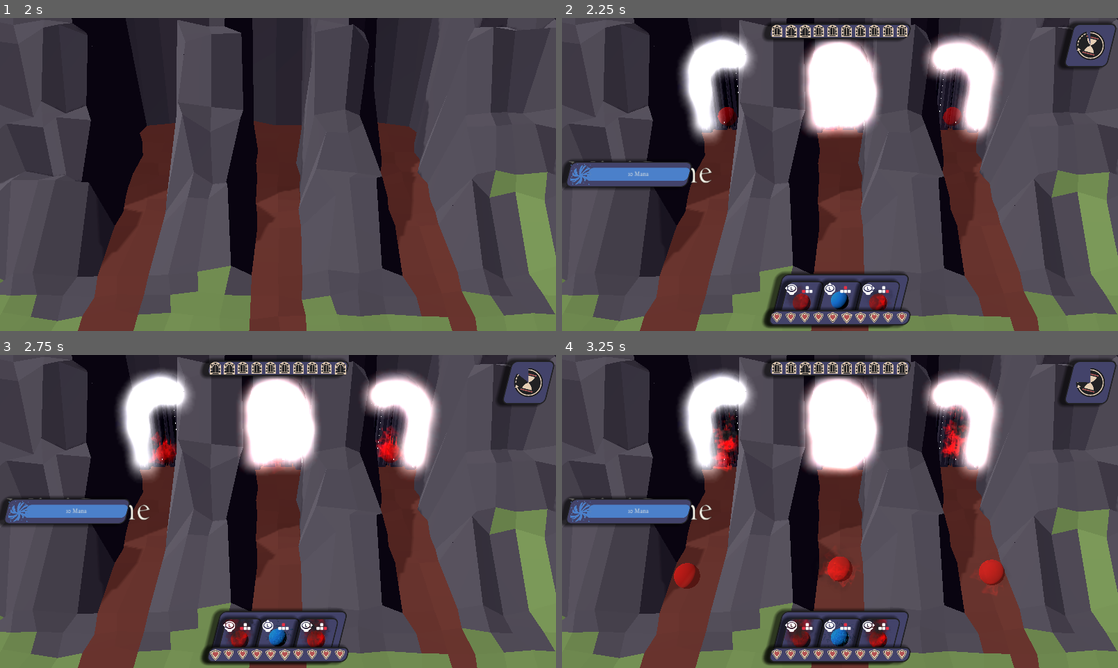
Above: before the commit, frames 1-4 (two rows, left to right).
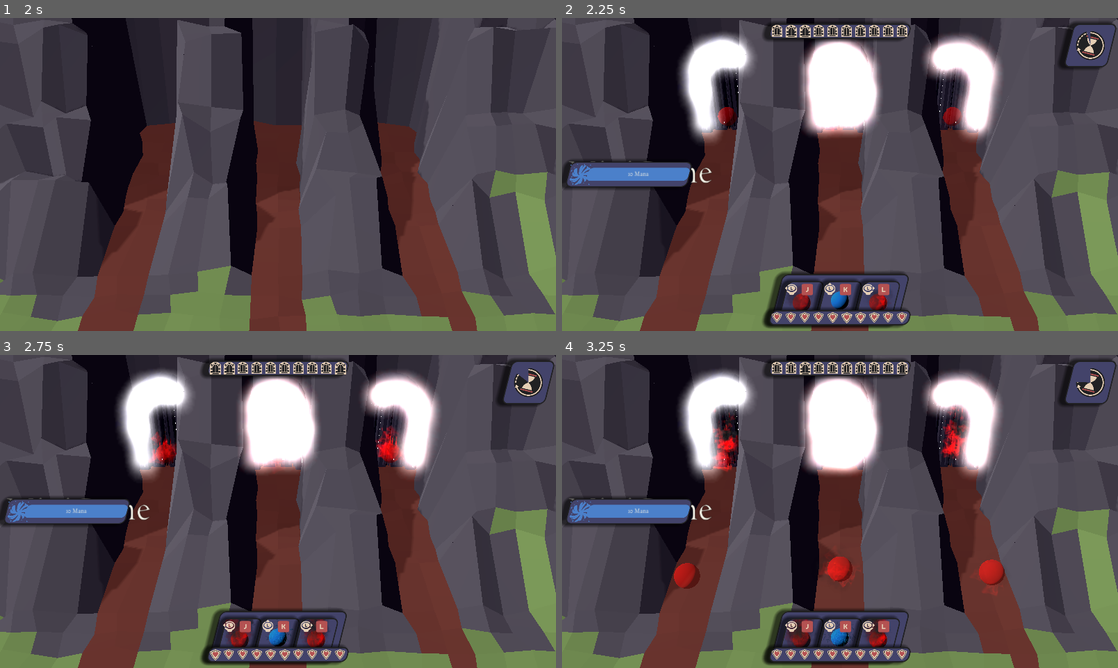
Above: after the commit, the same moments.

Repository: emmdie/3m5Jam2024_1
Game: Godot game, scene res://Scenes/game.tscn
Two runs of this game, one before a commit and one after it. Both use one fixed random seed, a clock stepped at 60 frames per second and the inputs below.
Inputs (mouse positions are in pixels of both pictures, inside the frame that each line leads up to):
- Up to frame 1 (2 s): move the mouse to (400, 158) at 0.52 s; hold D (minigame_Right) 0.53-1.28 s; hold J (select_0) 0.53-1.28 s; move the mouse to (166, 190) at 1.27 s; hold S (minigame_Down) from 1.28 s (still down); tap K (select_1) at 1.35 s
- Up to frame 2 (2.25 s): move the mouse to (895, 105) at 2.02 s; release S (minigame_Down) at 2.03 s; hold D (minigame_Right) from 2.03 s (still down); hold L (select_2) from 2.03 s (still down)
- Up to frame 3 (2.75 s): keep holding D (minigame_Right); keep holding L (select_2)
- Up to frame 4 (3.25 s): move the mouse to (812, 574) at 2.77 s; release D (minigame_Right) at 2.78 s; release L (select_2) at 2.78 s; hold W (minigame_Up) from 2.78 s (still down); tap Left (summon_lane_0) at 2.85 s

Frame 1 is identical in both runs. In frame 2, 0.5% of the frame differs, in the area x 1-98%, y 2-98%; in frame 3, 0.5%; in frame 4, 0.5%.

Commit message:
recolor input sprites and more

Diff:
--- a/Scenes/Ui/Ui.tscn
+++ b/Scenes/Ui/Ui.tscn
@@ -3,15 +3,15 @@
 [ext_resource type="Theme" uid="uid://d2lh3hpldd764" path="res://Assets/theme.tres" id="1_s4h8k"]
 [ext_resource type="Script" path="res://Scenes/Ui/TimerPanel.gd" id="2_ah4lv"]
 [ext_resource type="Script" path="res://Scenes/Ui/Ui.gd" id="2_oqoan"]
-[ext_resource type="Texture2D" uid="uid://v0hcbceenvpb" path="res://Assets/Textures/Ui/Inputs/keyboard/keyboard_arrows_left.png" id="3_8mwmi"]
+[ext_resource type="Texture2D" uid="uid://bjmqrpk5wstq5" path="res://Assets/Textures/Ui/Inputs/keyboard/keyboard_j.png" id="4_6uk8l"]
 [ext_resource type="Script" path="res://Scenes/Ui/EnemyHealthPanel.gd" id="4_7tmcb"]
 [ext_resource type="Texture2D" uid="uid://bk1q4dma8pw3g" path="res://Assets/Textures/Ui/Inputs/xbox/xbox_stick_l_left.png" id="4_78gno"]
 [ext_resource type="PackedScene" uid="uid://caext43hae4ho" path="res://Scenes/Ui/unit_preview.tscn" id="4_pivm6"]
 [ext_resource type="Texture2D" uid="uid://cj0ir602q6xec" path="res://Assets/Textures/Ui/Hud/sandwatch.png" id="5_imrn5"]
 [ext_resource type="Texture2D" uid="uid://5gxl5gwiw3bh" path="res://Assets/Textures/Ui/Inputs/xbox/xbox_stick_l_up.png" id="5_ymse3"]
-[ext_resource type="Texture2D" uid="uid://dsh37apcgajsd" path="res://Assets/Textures/Ui/Inputs/keyboard/keyboard_arrows_up.png" id="6_k4yav"]
+[ext_resource type="Texture2D" uid="uid://dj4ac28rxpjyq" path="res://Assets/Textures/Ui/Inputs/keyboard/keyboard_k.png" id="6_gvnmn"]
 [ext_resource type="Texture2D" uid="uid://dk41wfkgtvb57" path="res://Assets/Textures/Ui/Inputs/xbox/xbox_stick_l_right.png" id="7_w5i74"]
-[ext_resource type="Texture2D" uid="uid://dfsc1j4j5kvve" path="res://Assets/Textures/Ui/Inputs/keyboard/keyboard_arrows_right.png" id="8_uv12n"]
+[ext_resource type="Texture2D" uid="uid://omhlkufn7ao0" path="res://Assets/Textures/Ui/Inputs/keyboard/keyboard_l.png" id="8_o4j8k"]
 [ext_resource type="Script" path="res://Scenes/Ui/Manabar.gd" id="14_8bmil"]
 [ext_resource type="Script" path="res://Scenes/Ui/PlayerHealthPanel.gd" id="14_h6d2s"]
 [ext_resource type="Texture2D" uid="uid://bgon7lm5j5li" path="res://Assets/Textures/Ui/Hud/galaxy.png" id="15_rh864"]
@@ -25,9 +25,9 @@
 grow_vertical = 2
 theme = ExtResource("1_s4h8k")
 script = ExtResource("2_oqoan")
-left_icons = Array[Texture]([ExtResource("4_78gno"), ExtResource("3_8mwmi")])
-up_icons = Array[Texture]([ExtResource("5_ymse3"), ExtResource("6_k4yav")])
-right_icons = Array[Texture]([ExtResource("7_w5i74"), ExtResource("8_uv12n")])
+left_icons = Array[Texture]([ExtResource("4_78gno"), ExtResource("4_6uk8l")])
+up_icons = Array[Texture]([ExtResource("5_ymse3"), ExtResource("6_gvnmn")])
+right_icons = Array[Texture]([ExtResource("7_w5i74"), ExtResource("8_o4j8k")])
 
 [node name="MarginContainer" type="MarginContainer" parent="."]
 layout_mode = 1
--- a/Scenes/Ui/unit_preview.tscn
+++ b/Scenes/Ui/unit_preview.tscn
@@ -1,9 +1,10 @@
-[gd_scene load_steps=5 format=3 uid="uid://caext43hae4ho"]
+[gd_scene load_steps=6 format=3 uid="uid://caext43hae4ho"]
 
 [ext_resource type="Theme" uid="uid://d2lh3hpldd764" path="res://Assets/theme.tres" id="1_bqn5l"]
 [ext_resource type="Script" path="res://Scenes/Ui/unit_preview.gd" id="1_k8ekc"]
 [ext_resource type="PackedScene" uid="uid://c6i0ksc3jkqd2" path="res://Scenes/units/player_unit/fire_unit.tscn" id="1_w6020"]
 [ext_resource type="Texture2D" uid="uid://v0hcbceenvpb" path="res://Assets/Textures/Ui/Inputs/keyboard/keyboard_arrows_left.png" id="3_42whl"]
+[ext_resource type="Texture2D" uid="uid://bk1q4dma8pw3g" path="res://Assets/Textures/Ui/Inputs/xbox/xbox_stick_l_left.png" id="5_pf6at"]
 
 [node name="UnitPreview" type="PanelContainer"]
 theme = ExtResource("1_bqn5l")
@@ -37,5 +38,5 @@
 [node name="XboxStickTexture" type="TextureRect" parent="HBoxContainer"]
 custom_minimum_size = Vector2(50, 50)
 layout_mode = 2
-texture = ExtResource("3_42whl")
+texture = ExtResource("5_pf6at")
 expand_mode = 1
Binary file changed: Assets/Textures/Ui/Hud/doorway.png
Binary file changed: Assets/Textures/Ui/Hud/galaxy.png
Binary file changed: Assets/Textures/Ui/Hud/heart-shield.png
Binary file changed: Assets/Textures/Ui/Hud/sandwatch.png
Binary file changed: Assets/Textures/Ui/Inputs/keyboard/keyboard_arrows_left.png
Binary file changed: Assets/Textures/Ui/Inputs/keyboard/keyboard_arrows_right.png
Binary file changed: Assets/Textures/Ui/Inputs/keyboard/keyboard_arrows_up.png
Binary file added: Assets/Textures/Ui/Inputs/keyboard/keyboard_j.png
Not shown, added: Assets/Textures/Ui/Inputs/keyboard/keyboard_j.png.import
Binary file added: Assets/Textures/Ui/Inputs/keyboard/keyboard_k.png
Not shown, added: Assets/Textures/Ui/Inputs/keyboard/keyboard_k.png.import
Binary file added: Assets/Textures/Ui/Inputs/keyboard/keyboard_l.png
(and 27 more such lines)
